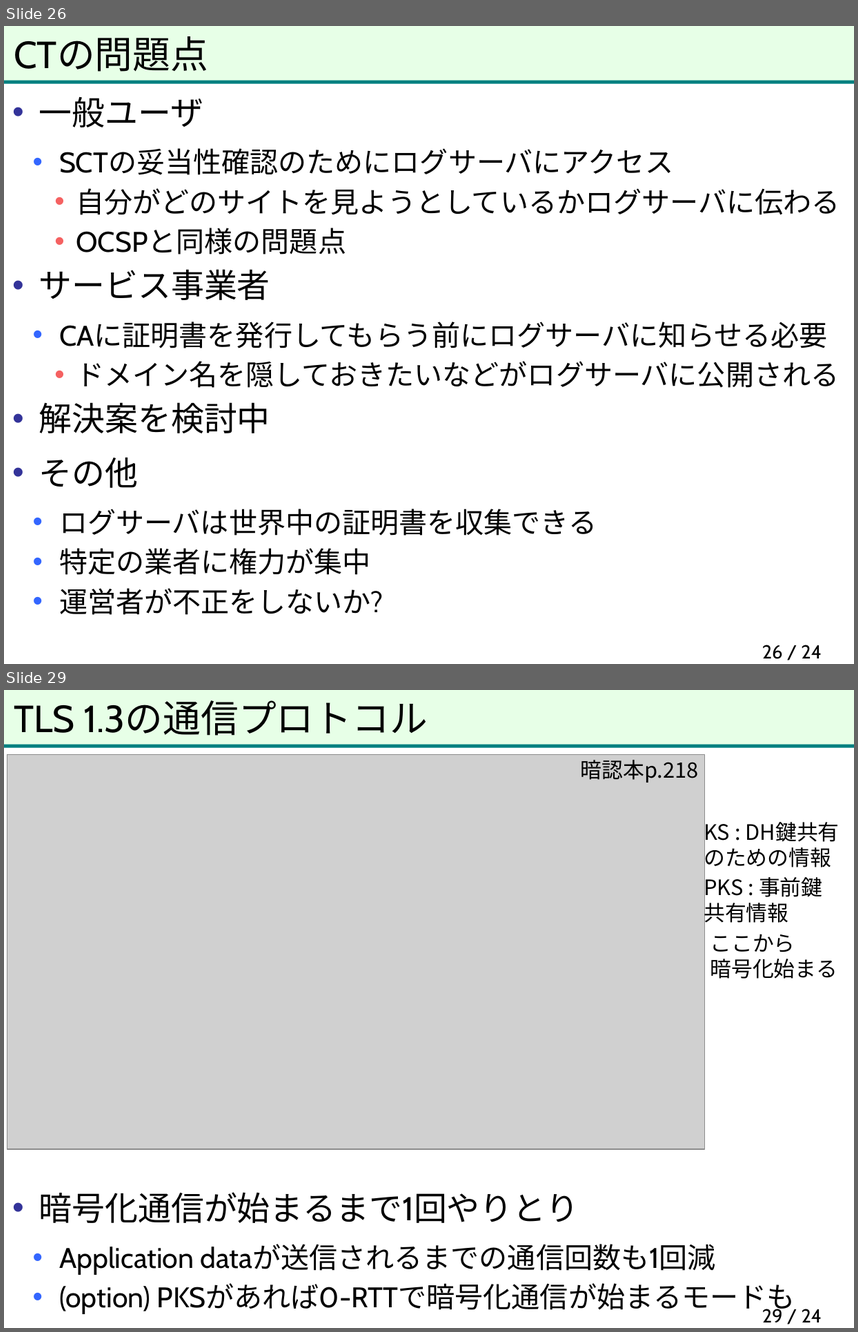
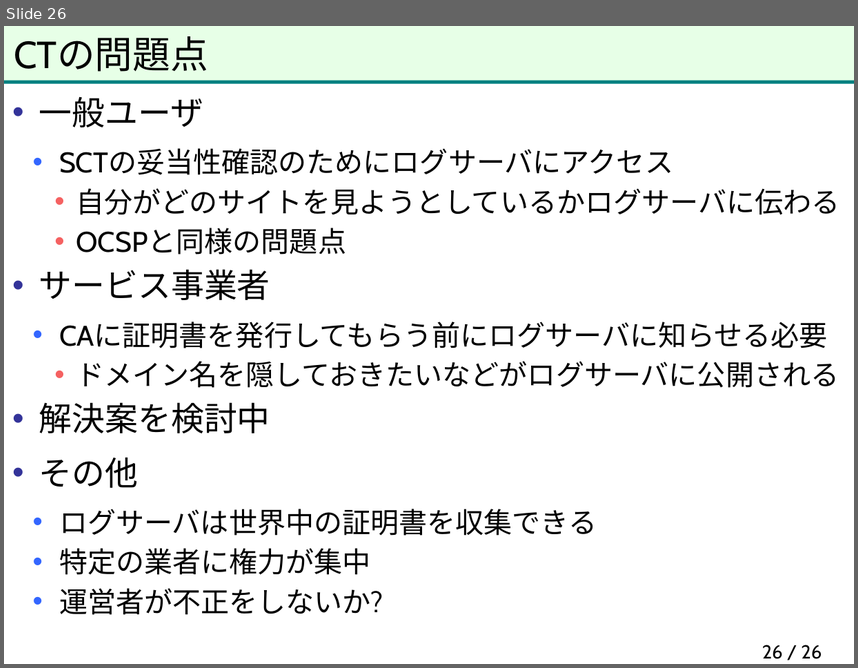
Before and after one commit to herumi/anninbon, a slide deck: lec/anninbon8.pptx. Shown one above the other, each under a label of ours: slides 26 and 29 before the commit, slide 26 after it; the slides between them are not shown. The pictures are 858x1332 and 858x668 pixels, drawn with LibreOffice and Linux fonts; fonts in the diff are those of the drawing; grey boxes stand for pictures; background and template pictures are left out. Boxes give left, top, right and bottom in pixels: in the first picture for what was removed or moved away, otherwise in the second. Text is boxed around its words. In the diff, an @@ line names an element or a change of style, - is before the commit and + after.

```diff
--- a/lec/anninbon8.pptx
+++ b/lec/anninbon8.pptx
@@ slide 29 removed at bbox=[4, 690, 854, 1328], background #FFFFFF; not listed: 2 template elements that a slide beside it also shows @@
@@ title removed at bbox=[14, 700, 428, 736] @@
-TLS 1.3の通信プロトコル
@@ picture removed at bbox=[7, 755, 704, 1149] @@
@@ text removed at bbox=[581, 760, 699, 782] @@
-暗認本p.218
@@ text removed at bbox=[704, 818, 840, 871] @@
-KS : DH鍵共有
-のための情報
@@ text removed at bbox=[704, 874, 822, 927] @@
-PKS : 事前鍵
-共有情報
@@ text removed at bbox=[711, 934, 838, 978] @@
-ここから
-暗号化始まる
@@ text removed at bbox=[39, 1192, 795, 1314] @@
-• 暗号化通信が始まるまで1回やりとり
-  • Application dataが送信されるまでの通信回数も1回減
-  • (option) PKSがあれば0-RTTで暗号化通信が始まるモードも
@@ page number removed at bbox=[762, 1306, 822, 1322] @@
-29 / 24
@@ page number at bbox=[762, 644, 822, 659]: text changed @@
-26 / 24
+26 / 26
```
Also in this commit, not shown: 1 slide changed, 14 other slides removed.
